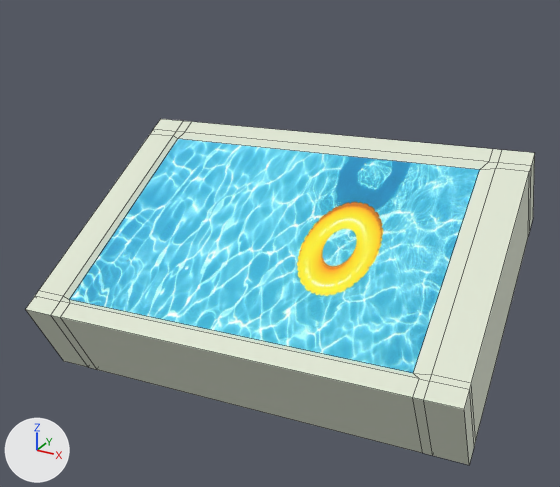
One commit to the OBJ model static_assets/models/chlorine/piscina.obj: the scene before it, then after it.
Before and after are seen from a 50 mm camera at (9.43, -15.08, 7.98) aimed at (1.0, 0.25, 0.32). Lighting does not change. The marker at lower left points along +X, +Y and +Z. Mesh edges are drawn as thin lines. Where no turn or scale is listed for an object, it has been applied to the vertices. Vertices at the same position are counted once.

The scene before the commit, as lines of its bpy script (objects in view):
```python
mat_material = principled_material('Material')
mat_material.texture = img_piscina_jpg
mat_material.roughness = 0.69
me_cube = bpy.data.meshes.new('Cube')
me_cube.from_pydata(...)  # 72 vertices, 70 faces; spans x -4.0..6.73, y -3.9..3.9, z -2.68..2.69
# faces by material slot: [1, 69]
me_cube.materials.append(mat_material)  # picture img_piscina_jpg
me_cube.materials.append(mat_material_001)  # white #e1e7d4
ob_cube = bpy.data.objects.new('Cube', me_cube)
ob_cube.location = (0.0, 0.0, 0.0)
```
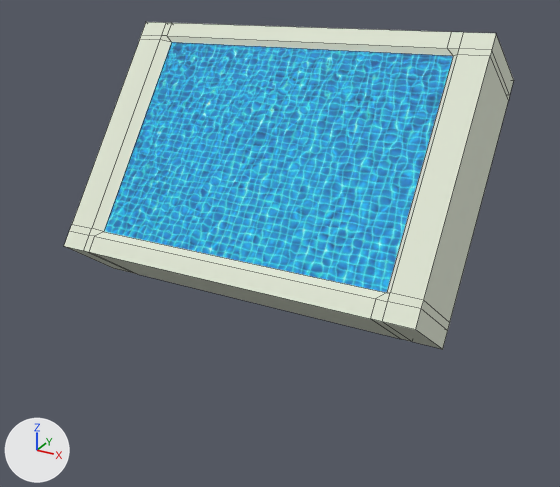
Pixel boxes [x1, y1, x2, y2] of what changed, in the pictures (560 x 487 px):
'Cube', surface changed, reshaped (cyan to blue, 12% narrower): before [25, 119, 535, 465]; after [64, 22, 514, 349]

What changed in the scene script:
```text
Add img_resumen_antecedentes_agua_piscina_1357_283_jpg:
    img_resumen_antecedentes_agua_piscina_1357_283_jpg = load_image('resumen-antecedentes-agua-piscina_1357-283.jpg', 'resumen-antecedentes-agua-piscina_1357-283.jpg', 626, 417, 'sRGB')
Change mat_material:
    mat_material.texture: img_piscina_jpg -> img_resumen_antecedentes_agua_piscina_1357_283_jpg
Change me_cube:
    where me_cube.from_pydata(...)  # 72 vertices, 70 faces; spans x -4.0..6.73, y -3.9..3.9, z -2.68..2.69
    used by ob_cube; location = (0.0, 0.0, 0.0)
    me_cube part 1: the whole mesh is multiplied about its middle by the matrix ((-0.996, -0.025, -0.091), (0.094, -0.201, -0.975), (0.006, -0.979, 0.202)), then moved by (-1.33, 1.88, 1.66)
```
